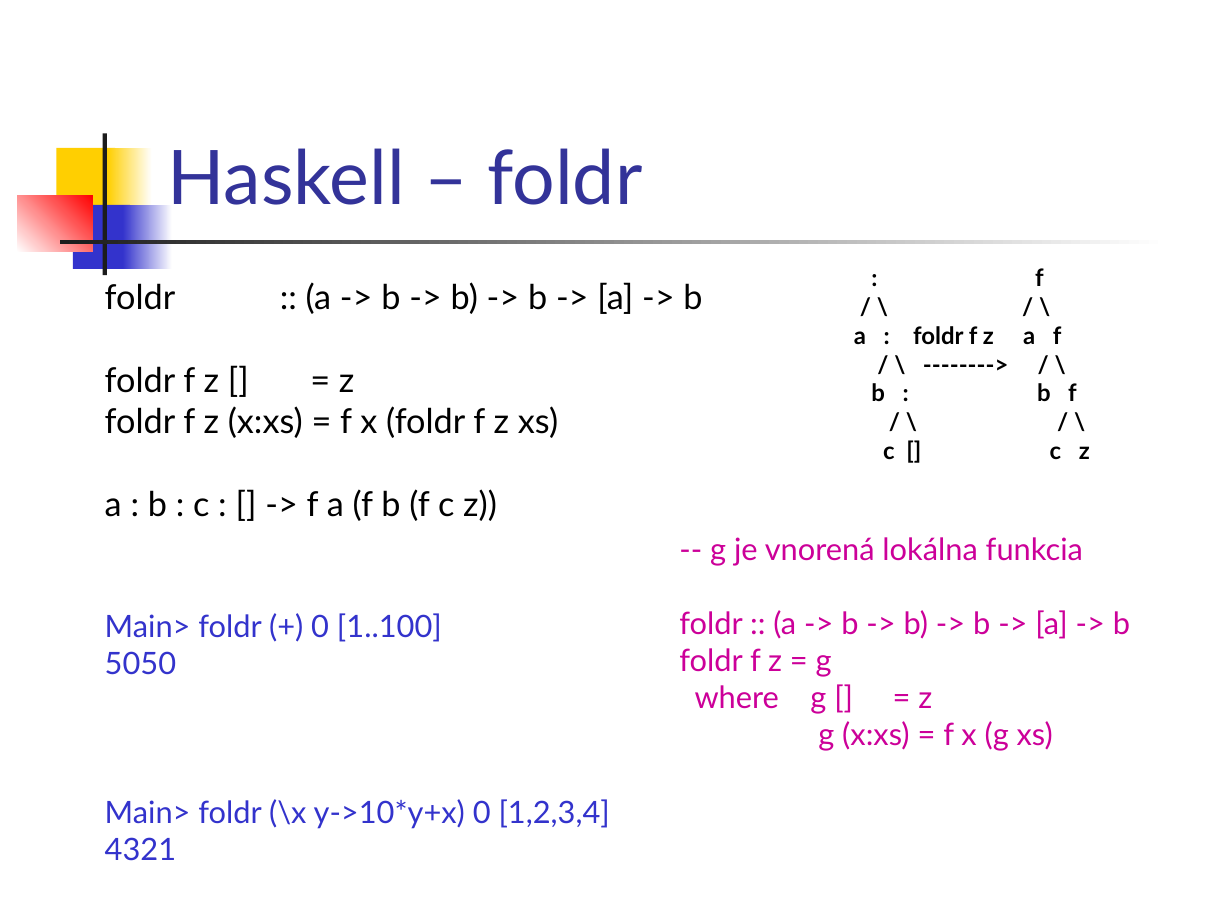
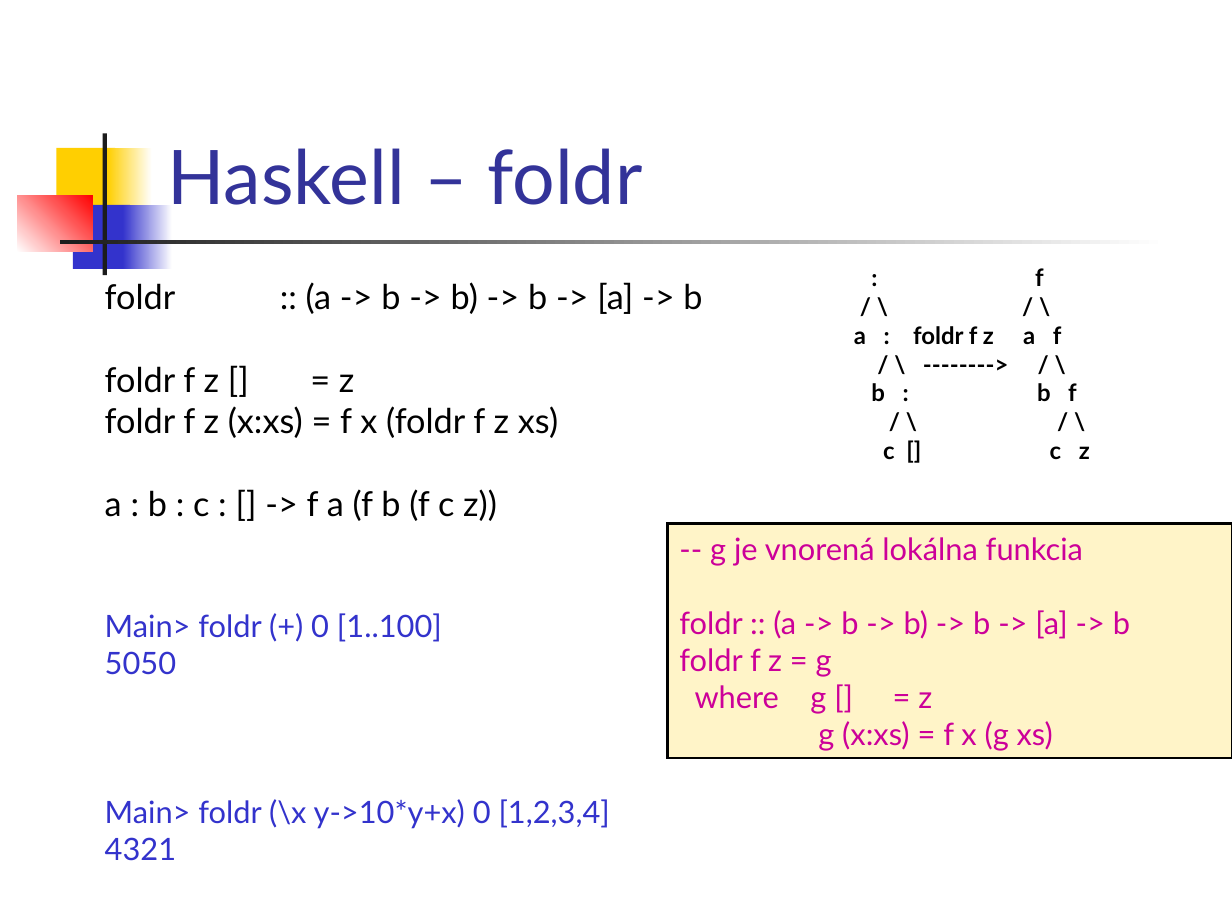
Before and after one commit to Funkcionalne/Prednasky, a slide deck: slide 35 of 02/02_fpro.ppt (slide 34 before the commit). Drawn at 1232x924 pixels with LibreOffice and Linux fonts; fonts in the diff are those of the drawing. Boxes give left, top, right and bottom in pixels: in the first picture for what was removed or moved away, otherwise in the second. Text is boxed around its words. In the diff, an @@ line names an element or a change of style, - is before the commit and + after.

```diff
--- a/02/02_fpro.ppt
+++ b/02/02_fpro.ppt
@@ rectangle "-- g je vnorená lokálna ...": place and size @@
-rectangle "-- g je vnorená lokálna ..." at bbox=[679, 537, 1130, 751]
+rectangle "-- g je vnorená lokálna ..." at bbox=[668, 524, 1232, 758]
@@ rectangle "-- g je vnorená lokálna ..." at bbox=[668, 524, 1232, 758]: fill none to #FFF4C8; outline none to #000000 1.5 pt @@
```
Also in this commit, not shown: 5 other slides changed, 1 slide added, 3 other files.
